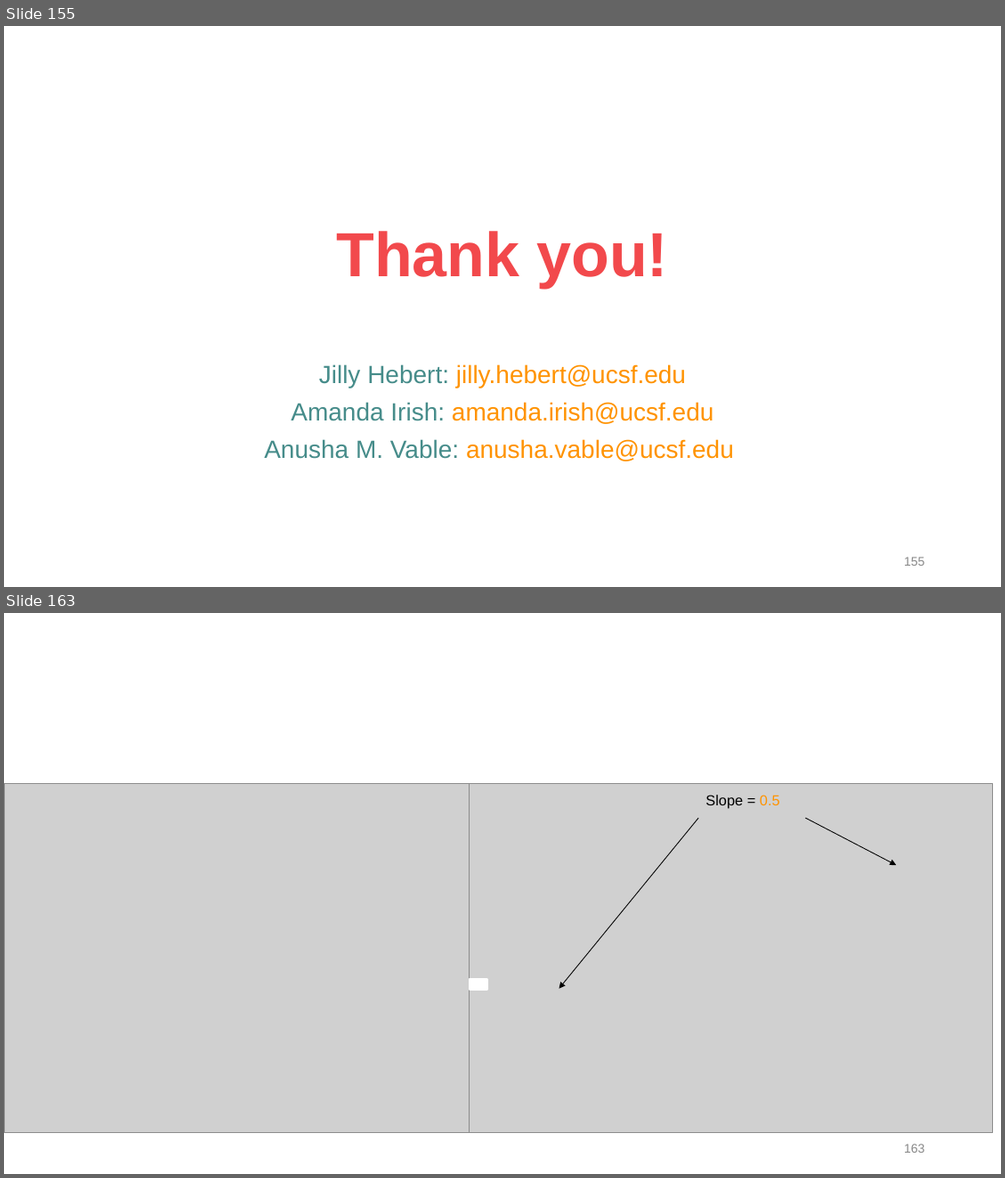
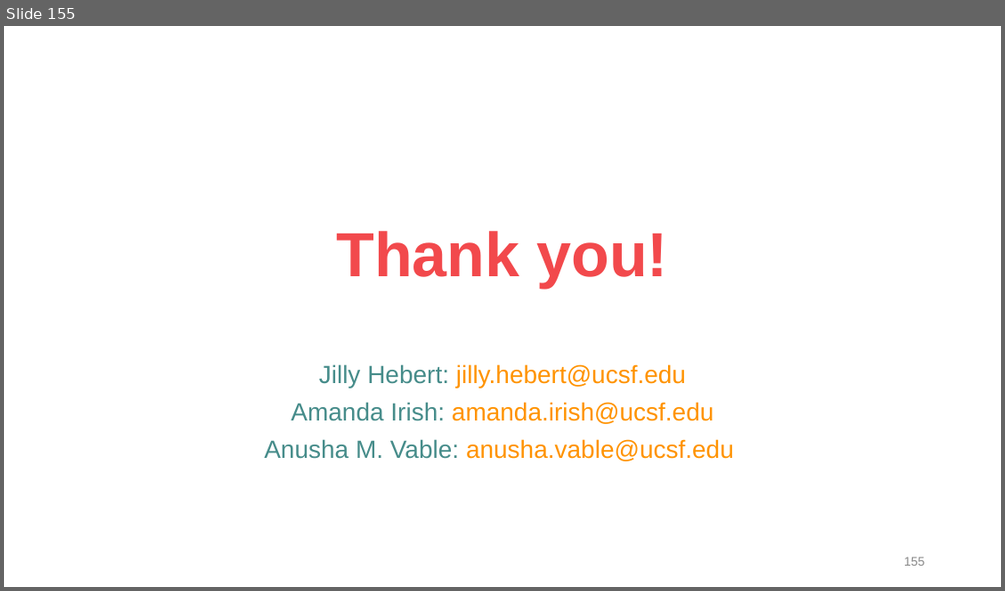
Before and after one commit to VabLab/Quantile-Regression-Workshop, a slide deck: 2025 QR Workshop.pptx. Shown one above the other, each under a label of ours: slides 155 and 163 before the commit, slide 155 after it; the slides between them are not shown. The pictures are 1005x1178 and 1005x591 pixels, drawn with LibreOffice and Linux fonts; fonts in the diff are those of the drawing; grey boxes stand for pictures. Boxes give left, top, right and bottom in pixels: in the first picture for what was removed or moved away, otherwise in the second. Text is boxed around its words. In the diff, an @@ line names an element or a change of style, - is before the commit and + after.

```diff
--- a/2025 QR Workshop.pptx
+++ b/2025 QR Workshop.pptx
@@ slide 163 removed at (4,613,1001,1174), background #FFFFFF @@
@@ picture removed at (4,784,527,1133) @@
@@ picture removed at (469,784,993,1133) @@
@@ text removed at (705,795,780,809) @@
-Slope = 0.5
@@ arrow removed from (699, 818) to (558, 989) @@
@@ arrow removed from (806, 818) to (896, 865) @@
@@ rectangle removed at (469,979,486,989) @@
@@ page number removed at (904,1143,924,1152) @@
-163
```
Also in this commit, not shown: 1 slide changed, 7 other slides removed.
